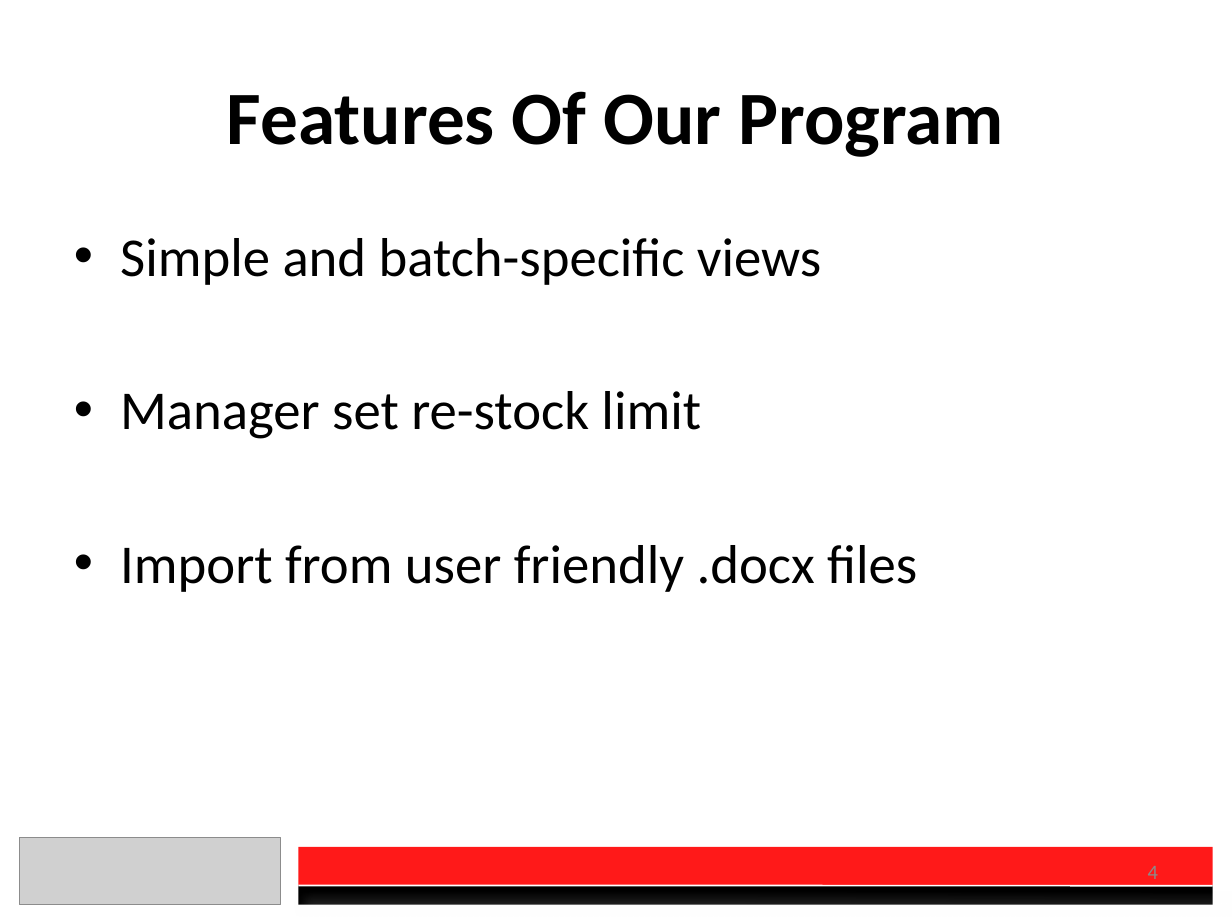
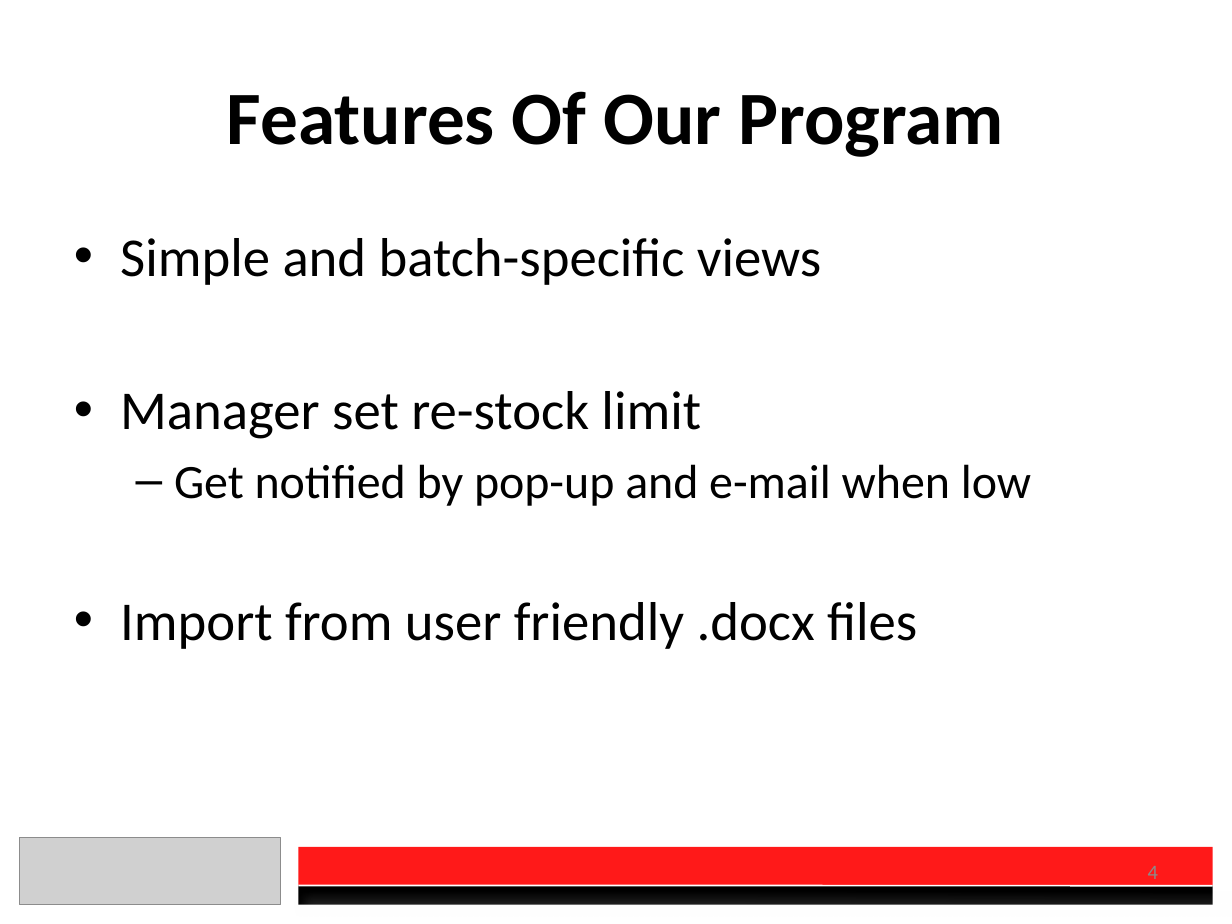
Before and after one commit to charberg/CEC2016, a slide deck: slide 4 of Presentation.pptx. Drawn at 1232x924 pixels with LibreOffice and Linux fonts; fonts in the diff are those of the drawing; grey boxes stand for pictures. Boxes give left, top, right and bottom in pixels: in the first picture for what was removed or moved away, otherwise in the second. Text is boxed around its words. In the diff, an @@ line names an element or a change of style, - is before the commit and + after.

```diff
--- a/Presentation.pptx
+++ b/Presentation.pptx
@@ text at (174, 464, 1031, 506): paragraph added @@
+  – Get notified by pop-up and e-mail when low
```
Also in this commit, not shown: 1 other slide changed.
